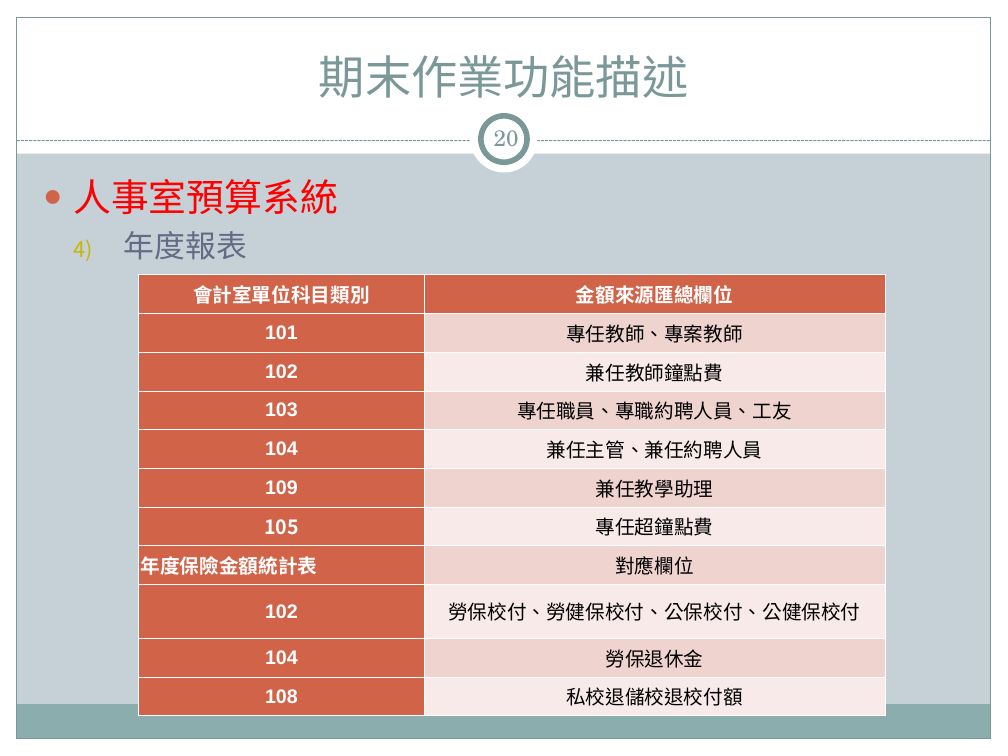
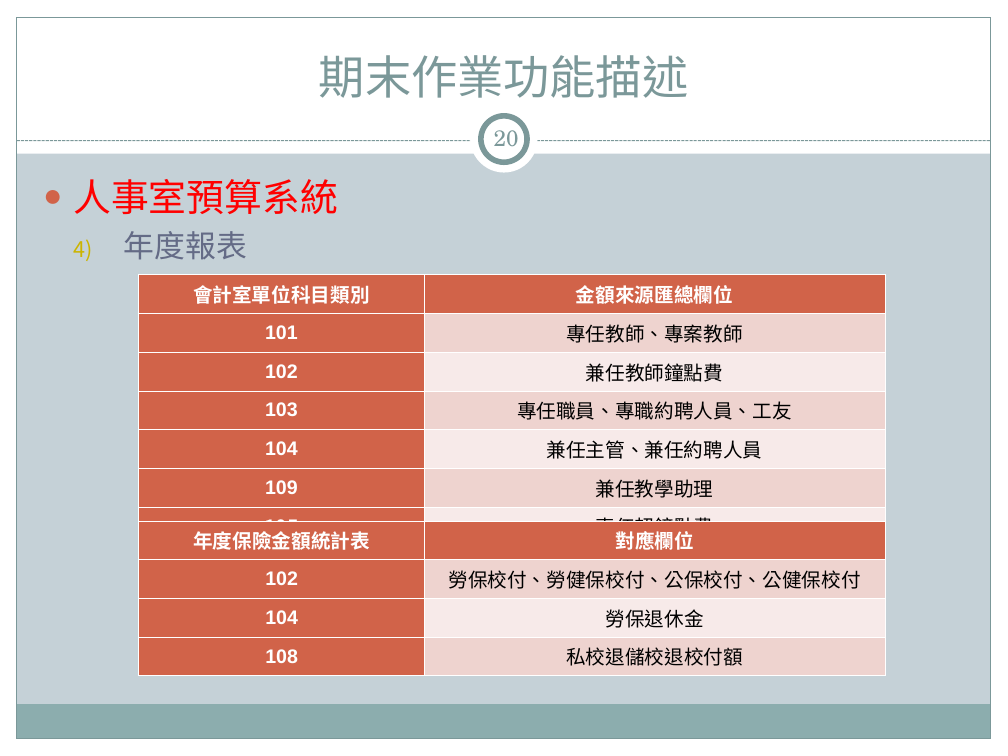
Before and after one commit to nelson40514/Frontend, a slide deck: slide 20 of tronclass/110前端網頁設計_簡歷.ppt. Drawn at 1008x756 pixels with LibreOffice and Linux fonts; fonts in the diff are those of the drawing. Boxes give left, top, right and bottom in pixels: in the first picture for what was removed or moved away, otherwise in the second. Text is boxed around its words. In the diff, an @@ line names an element or a change of style, - is before the commit and + after.

```diff
--- a/tronclass/110前端網頁設計_簡歷.ppt
+++ b/tronclass/110前端網頁設計_簡歷.ppt
@@ table at (139,275,885,544) @@
-row 8: 年度保險金額統計表 | 對應欄位
-row 9: 102 | 勞保校付、勞健保校付、公保校付、公健保校付
-row 10: 104 | 勞保退休金
-row 11: 108 | 私校退儲校退校付額
@@ table added at (139,521,886,670), 4 rows, 2 columns @@
+年度保險金額統計表 | 對應欄位
+102 | 勞保校付、勞健保校付、公保校付、公健保校付
+104 | 勞保退休金
+108 | 私校退儲校退校付額
```
